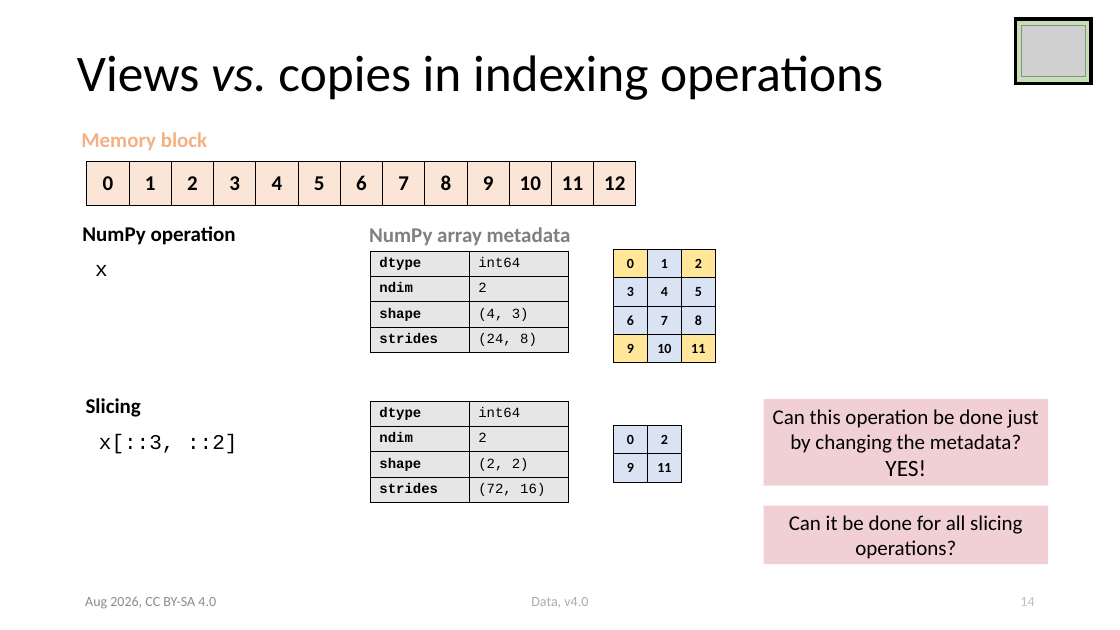
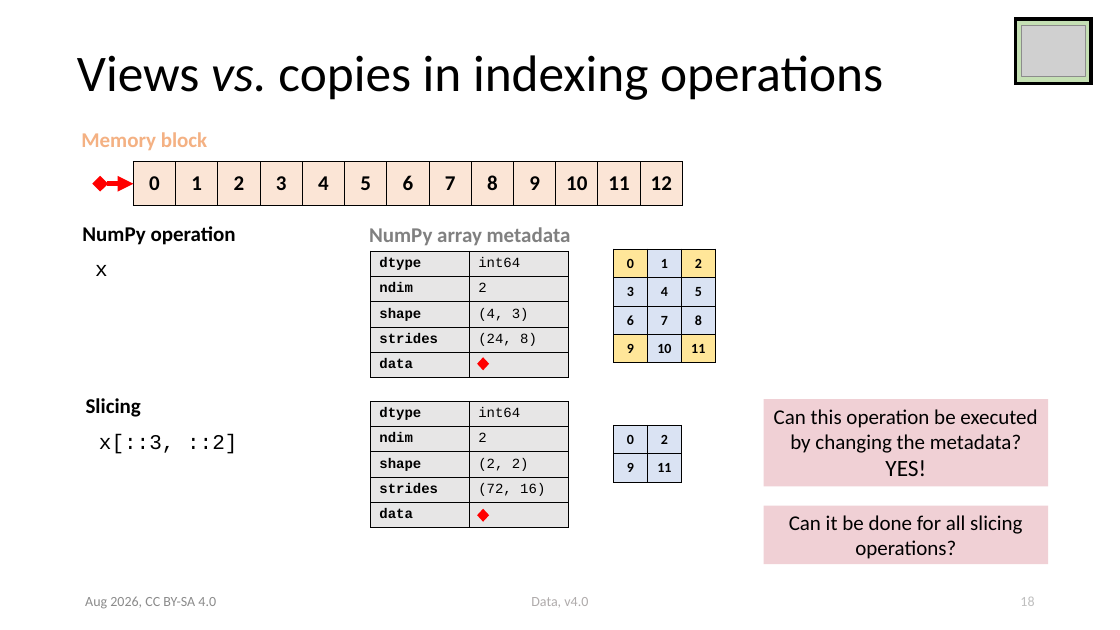
Before and after one commit to ASPP/data_class, a slide deck: slide 18 of numpy.pptx (slide 14 before the commit). Drawn at 1120x630 pixels with LibreOffice and Linux fonts; fonts in the diff are those of the drawing; grey boxes stand for pictures. Boxes give left, top, right and bottom in pixels: in the first picture for what was removed or moved away, otherwise in the second. Text is boxed around its words. In the diff, an @@ line names an element or a change of style, - is before the commit and + after.

Commit message:
First complete draft of new slides, explaining views and copies better

```diff
--- a/numpy.pptx
+++ b/numpy.pptx
@@ table moved from (x1=87, y1=162, x2=634, y2=206) to (x1=134, y1=162, x2=680, y2=206) @@
@@ double arrow added from (100, 184) to (134, 184), #FF0000 4.5 pt @@
@@ table at (x1=371, y1=251, x2=570, y2=352) @@
-row 1, column 2: int64
+row 1, column 2: 
-row 2, column 2: 2
+row 2, column 2: 
-row 3, column 2: (4, 3)
+row 3, column 2: 
-row 4, column 2: (24, 8)
+row 4, column 2: 
@@ table added at (x1=371, y1=251, x2=570, y2=377), 5 rows, 2 columns @@
+dtype | int64
+ndim | 2
+shape | (4, 3)
+strides | (24, 8)
+data | 
@@ diamond added at (x1=477, y1=357, x2=489, y2=370), fill #FF0000 @@
@@ table at (x1=371, y1=402, x2=570, y2=528) @@
+row 5: data | 
@@ text in rectangle at (x1=774, y1=409, x2=1037, y2=453): text changed @@
-Can this operation be done just by changing the metadata?
+Can this operation be executed by changing the metadata?
@@ diamond added at (x1=477, y1=509, x2=489, y2=522), fill #FF0000 @@
@@ page number at (x1=1020, y1=597, x2=1034, y2=606): text changed @@
-14
+18
```
Also in this commit, not shown: 19 other slides changed, 5 slides added.
